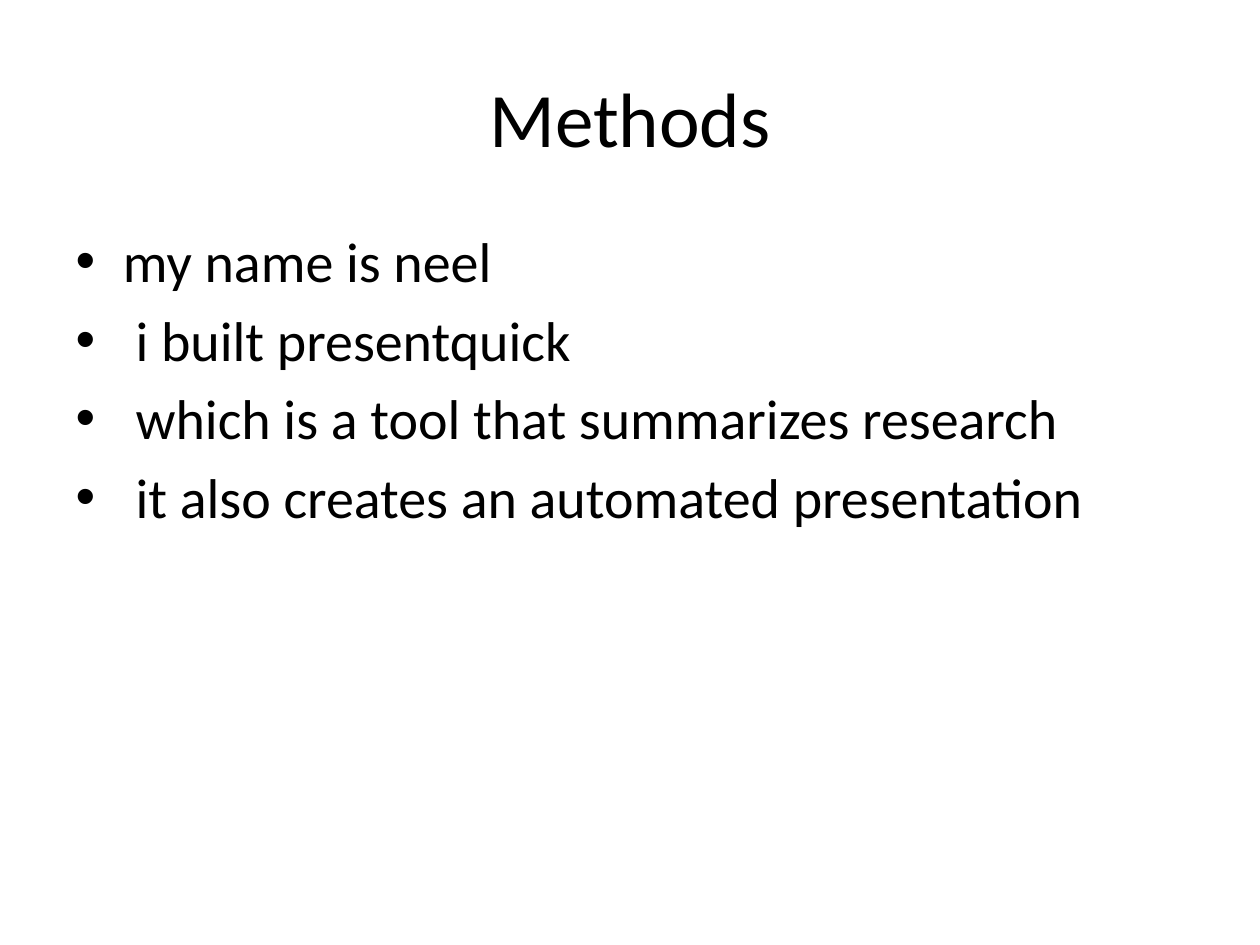
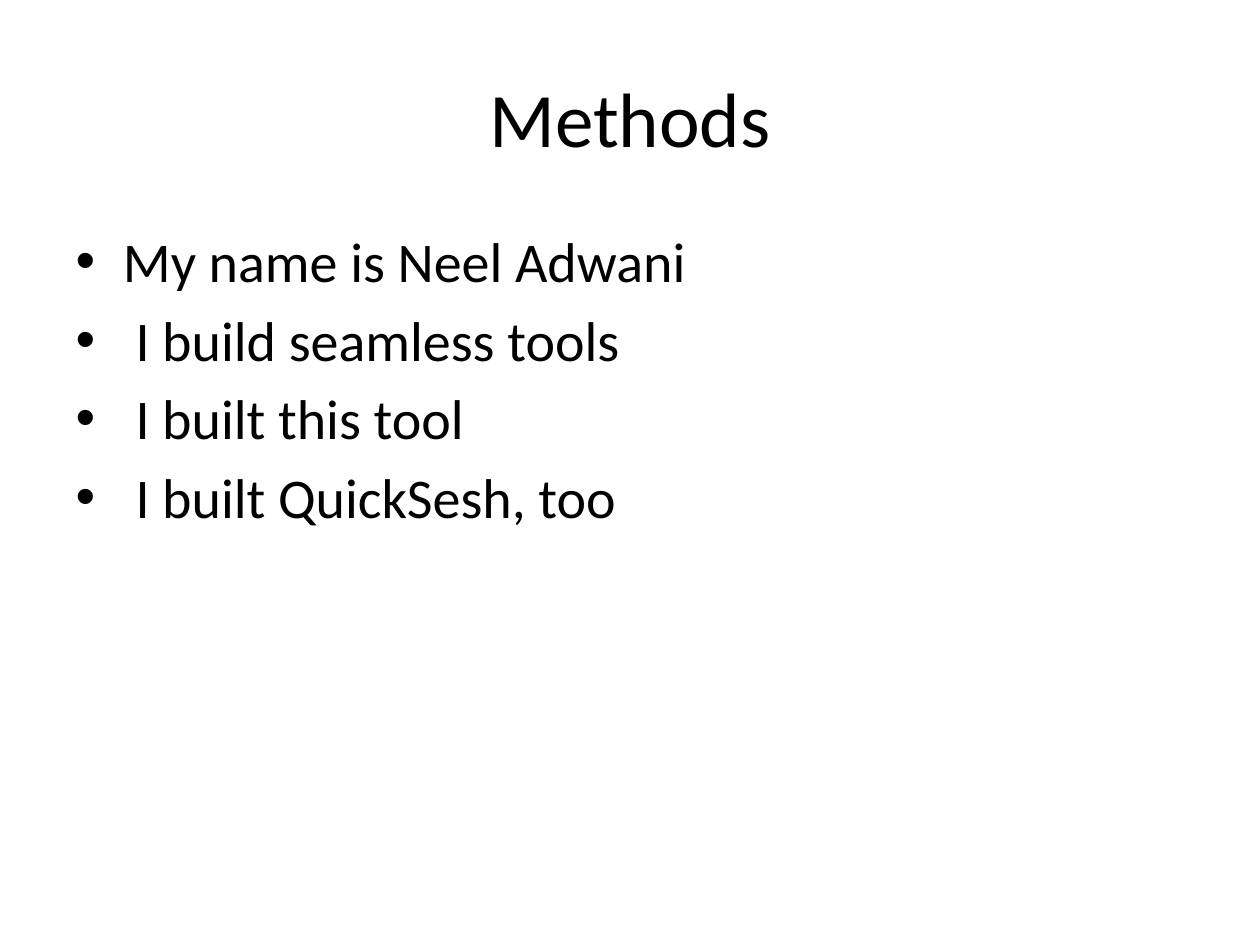
Before and after one commit to neeltron/PresentQuick, a slide deck: slide 5 of presentation.pptx. Drawn at 1260x945 pixels with LibreOffice and Linux fonts; fonts in the diff are those of the drawing. Boxes give left, top, right and bottom in pixels: in the first picture for what was removed or moved away, otherwise in the second. Text is boxed around its words. In the diff, an @@ line names an element or a change of style, - is before the commit and + after.

```diff
--- a/presentation.pptx
+++ b/presentation.pptx
@@ text at [123,243,685,526]: text changed @@
-• my name is neel
-• i built presentquick
-• which is a tool that summarizes research
-• it also creates an automated presentation
+• My name is Neel Adwani
+• I build seamless tools
+• I built this tool
+• I built QuickSesh, too
```
Also in this commit, not shown: 9 other slides changed, 2 other files.
